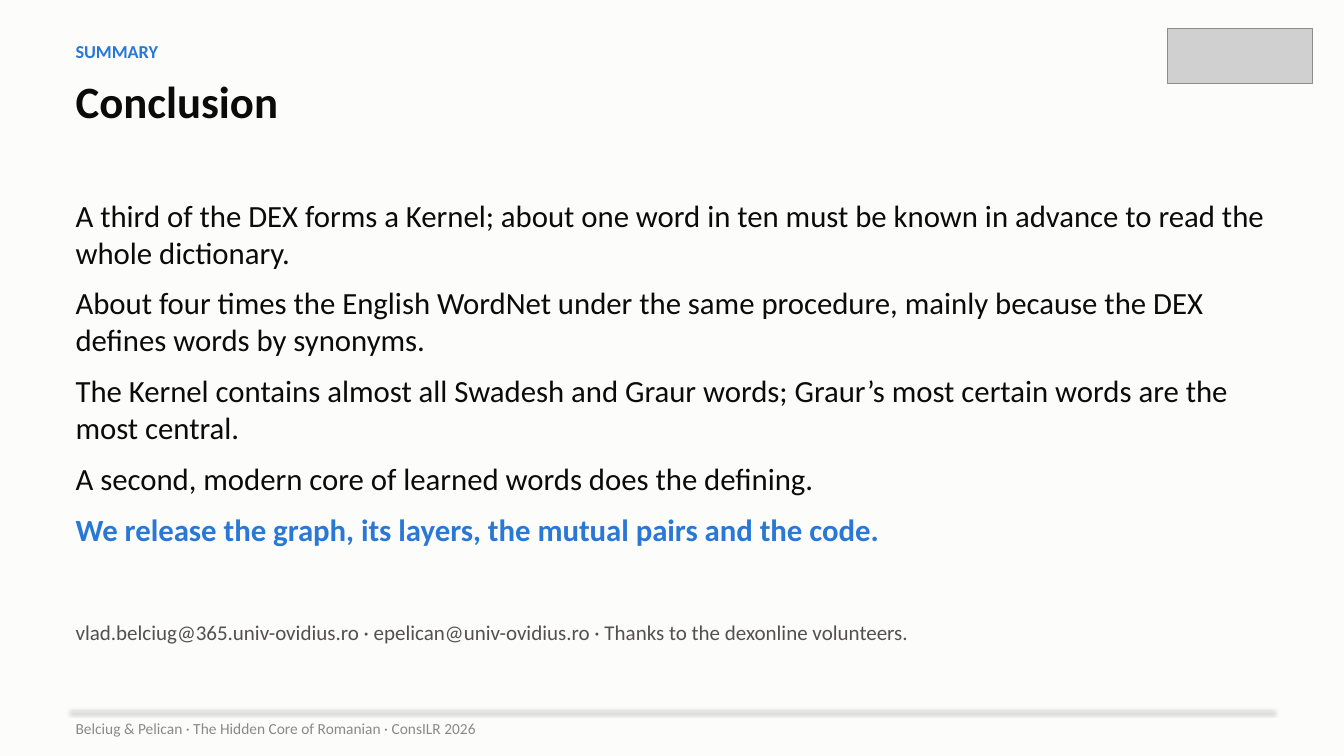
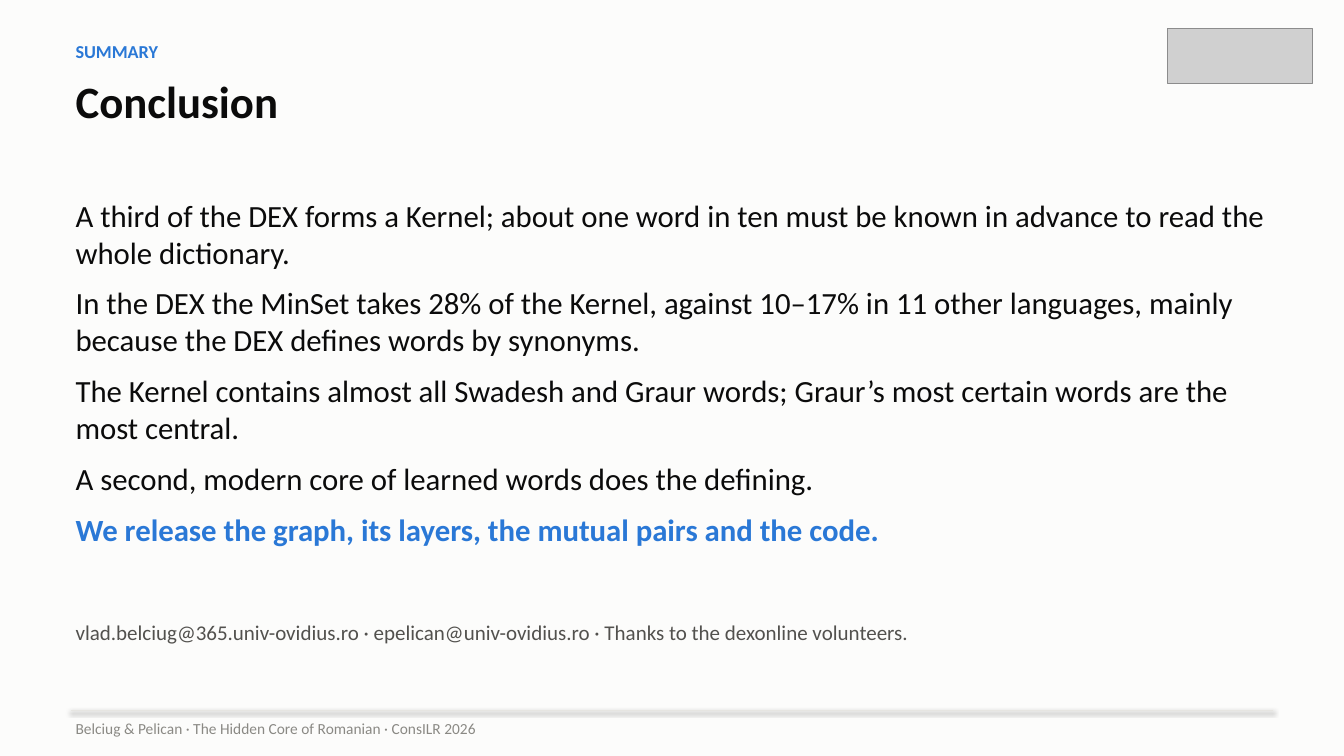
Before and after one commit to ovladon/hidden-core-romanian, a slide deck: slide 15 of slides/HiddenCore_ConsILR2026.pptx. Drawn at 1344x756 pixels with LibreOffice and Linux fonts; fonts in the diff are those of the drawing; grey boxes stand for pictures. Boxes give left, top, right and bottom in pixels: in the first picture for what was removed or moved away, otherwise in the second. Text is boxed around its words. In the diff, an @@ line names an element or a change of style, - is before the commit and + after.

```diff
--- a/slides/HiddenCore_ConsILR2026.pptx
+++ b/slides/HiddenCore_ConsILR2026.pptx
@@ text at box(76, 292, 1232, 356): text changed @@
-About four times the English WordNet under the same procedure, mainly because the DEX defines words by synonyms.
+In the DEX the MinSet takes 28% of the Kernel, against 10–17% in 11 other languages, mainly because the DEX defines words by synonyms.
```
Also in this commit, not shown: 9 other slides changed, 37 other files.
